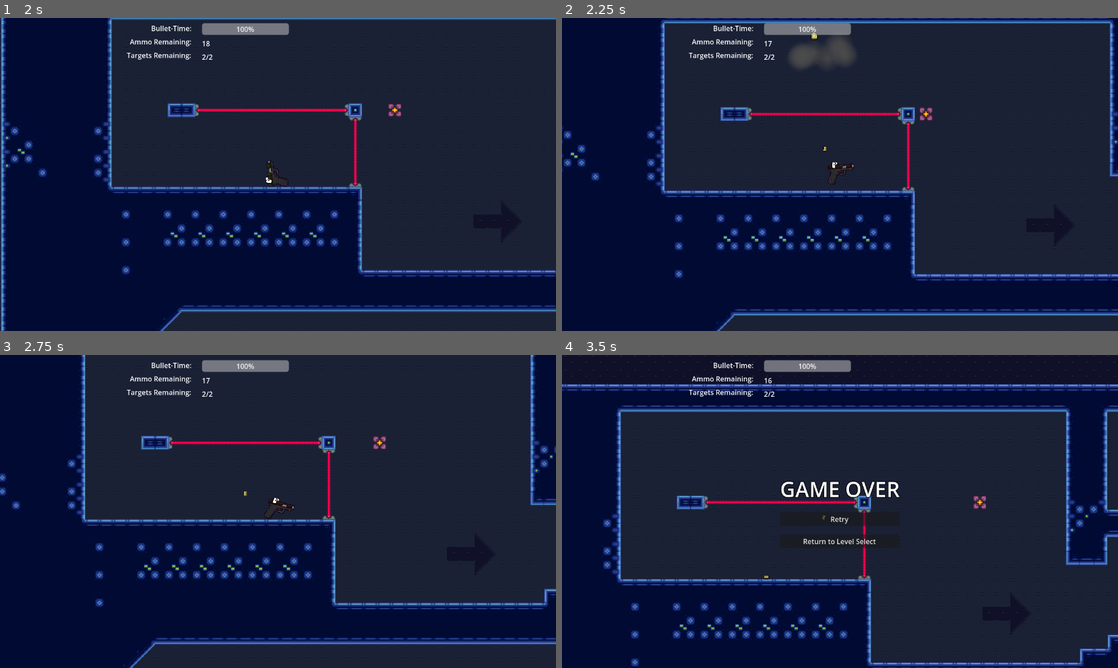
Above: before the commit, frames 1-4 (two rows, left to right).
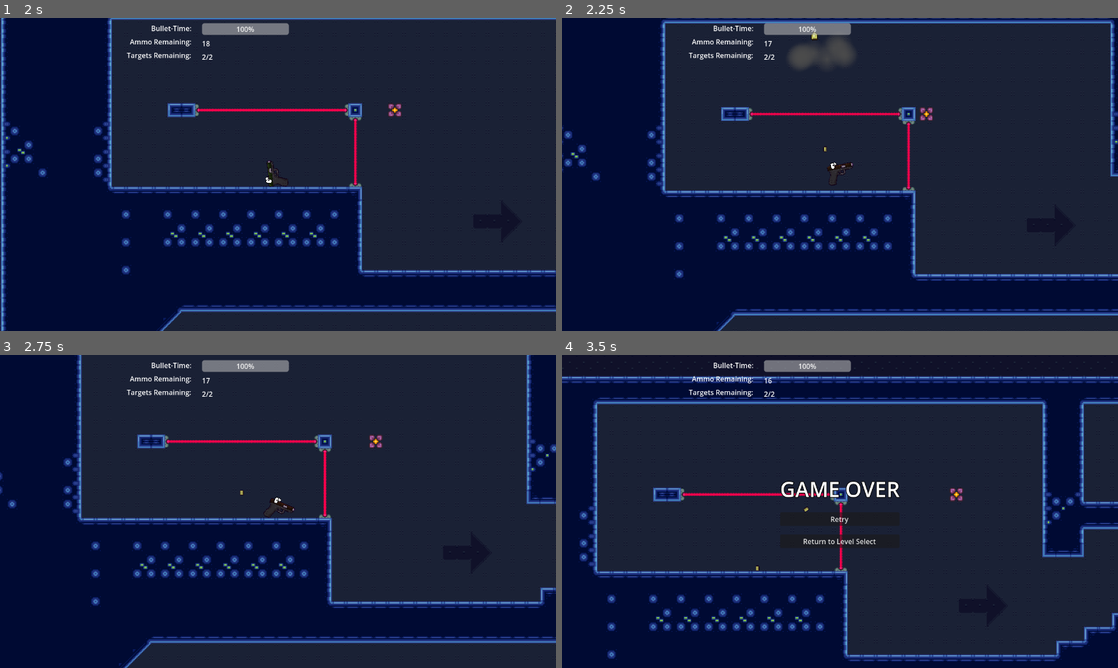
Above: after the commit, the same moments.

Repository: GamesFromANobody/JumpGun
Game: Godot game, scene res://Scenes/UI/main_menu.tscn
Same seed, same stepped clock (60 frames per second), same inputs: the game is played once before the commit and once after it. Video files are missing from this copy of the repository; at most half a second of black plays in their place. Sound files missing from this copy of the repository are replaced by a short silence.
Inputs (mouse positions are in pixels of both pictures, inside the frame that each line leads up to):
- Up to frame 1 (2 s): click "Level Select" at 0.5 s; click "Level 1" at 1.25 s
- Up to frame 2 (2.25 s): move the mouse to (962, 158) at 2.02 s; press the mouse at (962, 158) at 2.03 s
- Up to frame 3 (2.75 s): no input
- Up to frame 4 (3.5 s): move the mouse to (728, 527) at 2.77 s; release the mouse at (728, 527) at 2.78 s; right-click (728, 527) at 2.85 s; click (728, 527) at 3.05 s

Frame 1 is identical in both runs. In frame 2, 1.3% of the frame differs, in the area x 0-100%, y 0-100%; in frame 3, 9.5%; in frame 4, 24%, in the area x 0-100%, y 6-100%.

Commit message:
GET GNOMED

Diff:
--- a/jumpgun/Scripts/player.gd
+++ b/jumpgun/Scripts/player.gd
@@ -223,7 +223,9 @@
 func ApplyKnockback(state : PhysicsDirectBodyState2D):
 	var wallReduction = 1.0
 	if $Back.is_colliding() and get_contact_count() == 0:
-		wallReduction *= ($Back.get_collision_point() - global_position).length() / 100
+		wallReduction *= ($Back.get_collision_point() - global_position).length() / 50
+		if wallReduction > 1:
+			wallReduction = 1
 		print(wallReduction)
 	state.apply_force(recoil.rotated(rotation) / gameSpeed * knockback * wallReduction)
 
@@ -397,7 +399,9 @@
 	$HUD/PauseMenu/AspectRatioContainer/HBoxContainer/VBoxContainer/PauseLBL.text = "YOU'VE BEEN GNOMED"
 	_on_level_base_pause()
 	$HUD/VideoStreamPlayer.play()
+	#get_tree().call_deferred("change_scene_to_file", "res://Scenes/Levels/level_gnomed.tscn")
 	$HUD/PauseMenu.hide()
+	MusicController.stop()
 	gun_resource = load("res://Resources/Player/Resource_player_GNOME.tres")
 	call_deferred("reloadResource")
 
@@ -428,4 +432,5 @@
 
 func _on_video_stream_player_finished() -> void:
 	get_tree().call_deferred("change_scene_to_file", "res://Scenes/Levels/level_gnomed.tscn")
+	MusicController.play()
 	$HUD/PauseMenu.show()
